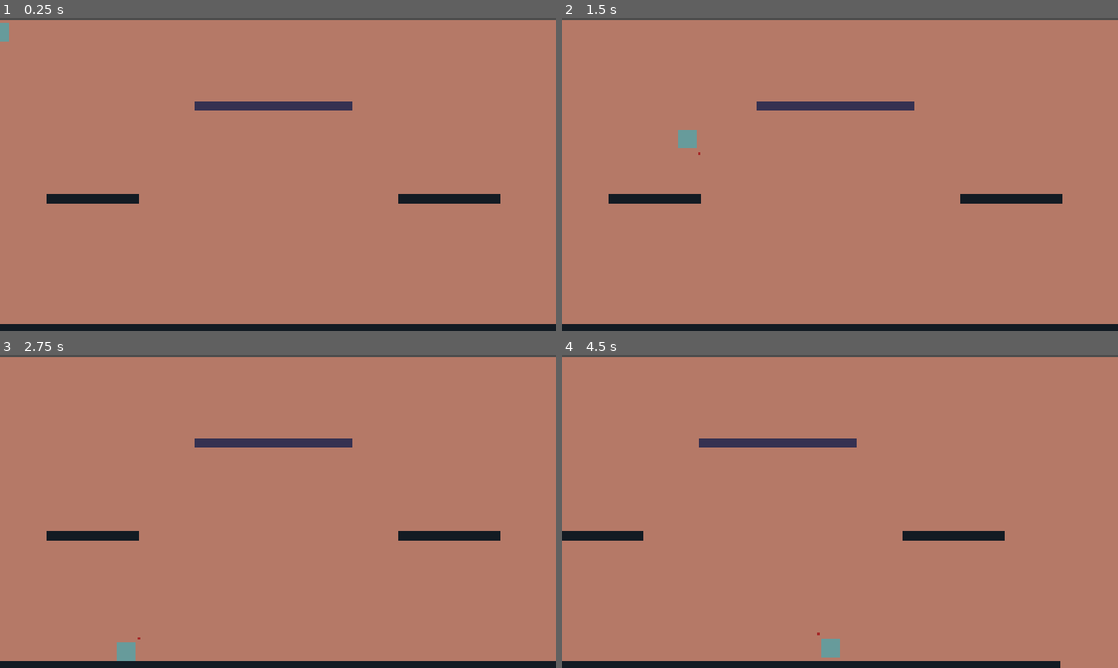
Above: before the commit, frames 1-4 (two rows, left to right).
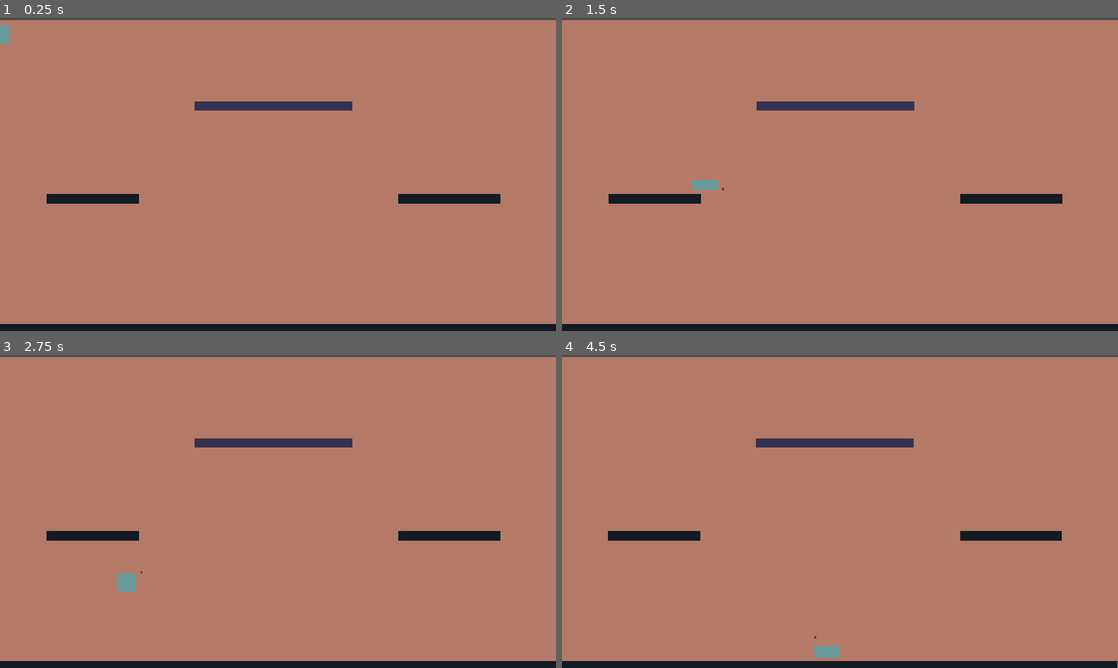
Above: after the commit, the same moments.

Repository: mightyminebuster/Github-GameOff-2020
Game: Godot game, scene res://Rooms/Demo1.tscn
Two runs of this game, one before a commit and one after it. Both use one fixed random seed, a clock stepped at 60 frames per second and the inputs below.
Inputs (mouse positions are in pixels of both pictures, inside the frame that each line leads up to):
- Up to frame 1 (0.25 s): no input
- Up to frame 2 (1.5 s): move the mouse to (962, 158) at 0.52 s; hold D (move_right) from 0.53 s (still down); tap Shift (dash) at 0.6 s; tap Space (jump) at 0.77, 1.07 s; click (962, 158) at 0.8 s; move the mouse to (728, 190) at 1.27 s; click (728, 190) at 1.35 s
- Up to frame 3 (2.75 s): tap Space (jump) at 1.52, 1.55, 1.82, 2.1 s; move the mouse to (333, 442) at 2.02 s; release D (move_right) at 2.03 s; hold A (move_left) from 2.03 s (still down); tap Shift (dash) at 2.3 s
- Up to frame 4 (4.5 s): move the mouse to (812, 574) at 2.77 s; release A (move_left) at 2.78 s; hold D (move_right) 2.78-4.28 s; tap Shift (dash) at 2.85, 4.35 s; tap Space (jump) at 3.02, 3.32, 3.77, 3.8, 4.07 s; click (812, 574) at 3.05 s; move the mouse to (1006, 558) at 3.52 s; click (1006, 558) at 3.6 s; move the mouse to (673, 464) at 4.27 s; hold A (move_left) from 4.28 s (still down)

The runs differ from the first frame. In frame 1, less than 0.1% of the frame differs, in the area x 0-2%, y 1-9%; in frame 2, 0.4%; in frame 3, 0.4%; in frame 4, 2.2%, in the area x 0-100%, y 26-100%.

Commit message:
Player controller refactor
still some minor bugs

Diff:
--- a/SourceCode/Objects/Camera/Camera2D.gd
+++ b/SourceCode/Objects/Camera/Camera2D.gd
@@ -1,6 +1,6 @@
 extends Camera2D
 
-export (NodePath) var target_path
+onready var target = get_parent().find_node("Player")
 
 var shake_length: int = 0 # How quickly the shaking stops [0, 1].
 
@@ -21,7 +21,7 @@
 	randomize()
 
 func _process(delta : float) -> void:
-	position = get_node(target_path).position
+	position = target.position
 
 	if offset_shake_remaining > 0:
 		offset = Vector2(rand_range(offset_shake_remaining, -offset_shake_remaining), rand_range(offset_shake_remaining, -offset_shake_remaining))
--- a/SourceCode/Objects/Player/Player.gd
+++ b/SourceCode/Objects/Player/Player.gd
@@ -1,46 +1,55 @@
 extends KinematicBody2D
 
-
-#State Machine
-var states: Array = ["idle", "run", "fall", "jump", "die"]
-var current_state: String = states[0]
-var previous_state: String
-var state_origin: Object = self #where is the state defined
-
-#Node Refrences
-onready var camera = get_parent().find_node("Camera2D")
-
-#Input
-var movement_direction: float = 0
-var direction_facing: int = 1
-
-#General
-var velocity: Vector2 = Vector2.ZERO
-
-var turn_animation_speed: float = 0.24
-
-#Horizontal Movement
-var current_speed: float = 0
-var running_velocity: float
-var move_horizontally_states: Array = ["run", "fall", "jump", "double_jump"]
-
-const max_speed: int = 400
-const acceleration: int = 60
-const decceleration: int = 100
-
-#Aerial Movement
-const gravity: int = 1700
-const air_friction: int = 75
-const gravity_exemption_states: Array = ["die", "dash"]
-const terminal_velocity: int = 1000
-
-#Jump / Double Jump
-const jump_height: int = 192
-const double_jump_height: int = 128
-
-var is_double_jumped: bool = false
-
-var jumping_states: Array = ["jump", "double_jump"]
+#State Vars
+var states: Array = ["idle", "run", "fall", "jump", "double_jump"] #list of all states
+var current_state: String = states[0] #what state's logic is being called every frame
+var previous_state: String #last state that was being calles
+
+#Nodes & paths
+onready var camera: Camera2D = get_parent().find_node("Camera2D")
+onready var player_sprite: Sprite = $PlayerSprite #path to the player's sprite
+
+#Squash & Stretch
+var recovery_speed: float = 0.03 #how fast you recover from squashes, and stretches
+
+var landing_squash: float = 1.5 #x scale of PlayerSprite when you land
+var landing_stretch: float = 0.5 #y scale of PlayerSprite when you land
+
+var jumping_squash: float = 0.5 #x scale of PlayerSprite when you jump
+var jumping_stretch: float = 1.5 #y scale of PlayerSprite when you jump
+
+#Input Vars
+var direction_moving: int = 0 #will be 1, -1, 0 depending on if you are holding right, left, or nothing
+var direction_facing: int = 1 #last direction pressed that is not 0
+
+#Movement Vars
+var terminal_velocity: float = 1000
+var velocity: Vector2 = Vector2.ZERO #linear velocity applied to move and slide
+
+var current_speed: int = 0 #how much you add to x velocity when moving horizontally
+var max_speed: int = 400 #maximum current speed can reach when moving horizontally
+var acceleration: int = 60 #by how much does current speed approach max speed when moving
+var decceleration: int = 200 #by how much does velocity approach when you stop moving horizontally
+var air_friction: int = 150 #how much you subtract velocity when you start moving horizontally in the air
+
+var move_horizontally_states: Array = ["run", "jump", "fall", "double_jump"]
+var running_velocity: float = 0
+
+#fall
+var gravity: int = 1700 #how much is added to y velocity constantly
+
+var jump_buffer_start_time: int  = 0 #ticks when you ran of the platform
+var elapsed_jump_buffer: int = 0 #how many seconds passed in the jump nuffer
+var jump_buffer: int = 100 #how many miliseconds allowance you give jumps after you run of an edge
+
+
+#jump
+var jump_height: int = 192  #How high the peak of the jump is in pixels
+
+#double jump
+var double_jump_height: int = 128 #How high the peak of the double jump is in pixels
+
+var has_double_jumped: bool = false #if you have double jumped
 
 #Grapple
 var shoot_dump: Array
@@ -59,189 +68,225 @@
 func _ready():
 	position = Globals.player_default_position
 
-func _physics_process(delta : float) -> void:
-	if Input.is_action_just_pressed("ui_right"):
-		set_state("die")
-
-	state_origin.call(current_state + "_logic", delta)
+func _physics_process(delta):
+	print(current_state)
+
 	get_input()
+
+	apply_gravity(delta)
+
+	call(current_state + "_logic", delta) #call the current states main method
+
 	velocity = velocity.clamped(terminal_velocity)
-	velocity = move_and_slide(velocity, Vector2.UP)
+	velocity = move_and_slide(velocity, Vector2.UP) #aply velocity to movement
 	if current_state in move_horizontally_states:
 		if direction_facing == 1 && running_velocity < velocity.x || direction_facing == -1 && running_velocity > velocity.x:
 			velocity.x -= running_velocity
 
-	apply_gravity(delta)
-	flip_sprite()
-
-func get_input() -> void:
-	movement_direction = Input.get_action_strength("move_right") - Input.get_action_strength("move_left")
-
-	if movement_direction != 0:
-		direction_facing = int(movement_direction)
-
-func apply_gravity(delta : float):
-	if current_state in gravity_exemption_states:
-		pass
-	else:
-		velocity.y += gravity * delta #idk why I apply delta here cause move and slide applies delta but it works and im not questioning it
-
-func flip_sprite() -> void:
-	$PlayerSprite.scale.x = move_toward($PlayerSprite.scale.x, direction_facing, turn_animation_speed)
-
-
-#Common Functions
-func set_state(new_state : String, state_originator: Object = self) -> void:
-	#change state values
+	recover_sprite_scale()
+
+	player_sprite.flip_h = direction_facing - 1 #flip sprite depending on which direction you last moved in
+
+func get_input():
+	#set input vars
+	direction_moving = Input.get_action_strength("move_right") - Input.get_action_strength("move_left") #set movement input to 1,-1, or 0
+	if direction_moving != 0:
+		direction_facing = direction_moving #set last direction if movement input isnt 0
+
+func apply_gravity(delta):
+	#apply gravity in every state except dash
+	velocity.y += gravity * delta
+
+func recover_sprite_scale():
+	#make sprite scale approach 0
+	player_sprite.scale.x = move_toward(player_sprite.scale.x, 1, recovery_speed)
+	player_sprite.scale.y = move_toward(player_sprite.scale.y, 1, recovery_speed)
+
+func set_state(new_state : String):
+	#update state values
 	previous_state = current_state
 	current_state = new_state
-	state_origin = state_originator
-
-	#call methods
+
+	#call enter/exit methods
 	if previous_state != null:
-		state_origin.call(previous_state + "_exit_logic")
+		call(previous_state + "_exit_logic")
 	if current_state != null:
-		state_origin.call(current_state + "_enter_logic")
-
-func move_horizontally(subtrahend : int) -> void:
-	current_speed = move_toward(current_speed, max_speed - subtrahend, acceleration)
-	running_velocity = current_speed * movement_direction
+		call(current_state + "_enter_logic")
+
+
+
+#Functions used across multiple states
+func move_horizontally(subtractor):
+	current_speed = move_toward(current_speed, max_speed, acceleration) #accelerate current speed
+
+	running_velocity = current_speed * direction_moving #apply curent speed to velocity and multiply by direction
+	running_velocity = clamp(running_velocity, -max_speed, max_speed)
 	velocity.x += running_velocity
 
-
-func jump(height : int) -> void:
-	var jump_velocity: float = -sqrt(2 * gravity * height) #define what velocity we would have to jump at to make the apex of our jump equal to jump height
-	velocity.y = jump_velocity #apply that velocity to velocity
-
-
-#Define state functions below
-func idle_enter_logic() -> void:
-	current_speed = 0
-	velocity.x = 0
-
-func idle_logic(_delta : float) -> void:
-	#Exit State
-	if movement_direction != 0:
+func squash_stretch(squash, stretch):
+	#set Sprite scale to squash and stretch
+	player_sprite.scale.x = squash
+	player_sprite.scale.y = stretch
+
+func jump(jump_height):
+	velocity.y = 0 #reset velocity
+	velocity.y = -sqrt(2 * gravity * jump_height) #apply velocity
+
+	squash_stretch(jumping_squash, jumping_stretch) #set squaash and stretch
+
+#State Functions
+
+func idle_enter_logic():
+	pass
+
+func idle_logic(delta):
+	if Input.is_action_just_pressed("jump"):
+		#jump if you press button
+		set_state("jump")
+
+	if Input.is_action_just_pressed("shoot"):
+		#enter the grapple state if you press the button
+		set_state("grapple")
+
+
+	if direction_moving != 0:
+		#start running if you press a movement button
 		set_state("run")
-
+	velocity.x = move_toward(velocity.x, 0, decceleration) #deccelerate
+
+
+func idle_exit_logic():
+	current_speed = 0 #reset current speed (we do this here to keep momentum on run jumps)
+
+
+
+func run_enter_logic():
+	current_speed = 0 #reset current speed (we do this here to keep momentum on run jumps)
+
+func run_logic(delta):
 	if Input.is_action_just_pressed("jump"):
+		#jump if you press the jump button
 		set_state("jump")
 
 	if Input.is_action_just_pressed("shoot"):
+		#enter the grapple state if you press the button
 		set_state("grapple")
 
-func idle_exit_logic() -> void:
-	current_speed = 0 #we reset current speed here to maintain momentum on run-up jumps
-
-
-
-func run_enter_logic() -> void:
-	pass
-
-func run_logic(_delta : float) -> void:
-	move_horizontally(0)
-
-	#Exit State
-	if movement_direction == 0:
+	if !is_on_floor():
+		#if your not on a floor, start falling and set jumpbuffer start time
+		jump_buffer_start_time = OS.get_ticks_msec()
+		set_state("fall")
+
+
+	if direction_moving == 0:
+		#if your not pressing a move button go idle
 		set_state("idle")
-
-	if !is_on_floor():
-		set_state("fall")
+	else:
+		#if pressing move button start moving
+		move_horizontally(0)
+
+func run_exit_logic():
+	running_velocity = 0
+
+
+
+func fall_enter_logic():
+	#Anim.play("Fall") #play the fall animation
+	pass
+
+func fall_logic(delta):
+	move_horizontally(air_friction) #move horizontally
+	elapsed_jump_buffer = OS.get_ticks_msec() - jump_buffer_start_time #set elapsed time for jump buffer
 
 	if Input.is_action_just_pressed("jump"):
-		set_state("jump")
+		#if you press jump
+		if !has_double_jumped && elapsed_jump_buffer > jump_buffer:
+			#and jump is pressed outside the jump buffer window, and this is your first double jump
+			set_state("double_jump") #set state to double jump
+
+		if elapsed_jump_buffer < jump_buffer:
+			#if your in the jump buffer window
+			if previous_state == "run":
+				#and your previpus state is run
+				set_state("jump") #set state to jump
 
 	if Input.is_action_just_pressed("shoot"):
+		#enter the grapple state if you press the button
 		set_state("grapple")
 
-func run_exit_logic() -> void:
-	pass
-
-
-
-func fall_enter_logic() -> void:
-	pass
-
-func fall_logic(_delta : float) -> void:
-	move_horizontally(air_friction)
-
-	if Input.is_action_just_pressed("jump") && !is_double_jumped:
-		set_state("double_jump")
+	if is_on_floor():
+		#if player is on a floor
+		set_state("run") #set state to run (we set to run to keep momentum)
+		has_double_jumped = false #reset is double jumped
+
+		squash_stretch(landing_squash, landing_stretch) #apply squash and stretch
+
+
+func fall_exit_logic():
+	jump_buffer_start_time = 0 #reset jump buffer start time
+
+
+
+func jump_enter_logic():
+	jump(jump_height)
+
+func jump_logic(delta):
+	move_horizontally(air_friction) #move horizontally and subtract airfriction from max speed
 
 	if Input.is_action_just_pressed("shoot"):
+		#enter the grapple state if you press the button
 		set_state("grapple")
 
-	#Exit States
-	if is_on_floor():
-		set_state("idle")
-		is_double_jumped = false #reset
-
-func fall_exit_logic() -> void:
-	pass
-
-
-
-func jump_enter_logic() -> void:
-	jump(jump_height) #set y velocity
-
-	if previous_state == "dash":
-		set_state("fall")
-
-func jump_logic(_delta : float) -> void:
-	move_horizontally(air_friction)
-
-	if Input.is_action_just_pressed("shoot"):
-		set_state("grapple")
-
-	#Exit State
-	if velocity.y > 0:
-		#switch state to fall if velocity is positive
-		set_state("fall")
-
-	if is_on_ceiling():
-		#switch state to fall if you bonk the ceiling
-		set_state("fall")
-
-	if Input.is_action_just_released("jump"):
-		#cut ascent in half if jump button is released
-		velocity.y /= 4
-
-func jump_exit_logic() -> void:
-	pass
-
-
-
-func double_jump_enter_logic() -> void:
-	is_double_jumped = true
+	if velocity.y < 0:
+		#if you are rising
+		if Input.is_action_just_released("jump"):
+			#and you release jump button
+			velocity.y /= 2 #lower velocity
+
+		if Input.is_action_just_pressed("jump") && !has_double_jumped:
+			#if its your first time double jumping
+			set_state("double_jump") #set state to double jump
+
+		if is_on_ceiling():
+			#if you hit a ceiling
+			set_state("fall") #start falling
+	else:
+		#if you are no longer rising
+		set_state("fall") #fall
+
+func jump_exit_logic():
+	pass
+
+
+
+func double_jump_enter_logic():
 	jump(double_jump_height)
-
-func double_jump_logic(_delta : float) -> void:
-	move_horizontally(air_friction)
-
-	if Input.is_action_just_pressed("shoot"):
-		set_state("grapple")
-
-	#Exit State
-	if velocity.y > 0:
-		#switch state to fall if velocity is positive
-		set_state("fall")
-
-	if is_on_ceiling():
-		#switch state to fall if you bonk the ceiling
-		set_state("fall")
-
-	if Input.is_action_just_released("jump"):
-		#cut ascent in quarter if jump button is released
-		velocity.y /= 4
-
-func double_jump_exit_logic() -> void:
+	has_double_jumped = true #make sure you can only double jump once
+
+func double_jump_logic(delta):
+	move_horizontally(air_friction) #move horizontally and subtract airfriction from max speed
+
+	if velocity.y < 0:
+		#if you are rising
+		if Input.is_action_just_released("jump"):
+			#and you release jump button lower velocity
+			velocity.y /= 2
+
+		if is_on_ceiling():
+			#and you hit a ceiling
+			set_state("fall") #fall
+	else:
+		#if you are no longer rising
+		set_state("fall") #fall
+
+func double_jump_exit_logic():
 	pass
 
 
 
 func grapple_enter_logic() -> void:
 	if Globals.has_grappling_hook == false:
-		#dont grapple if dont have it
+		#dont grapple if dont have the hook
 		if previous_state != "jump" && previous_state != "double_jump":
 			set_state(previous_state)
 		else:
@@ -249,9 +294,6 @@
 	else:
 		shoot_dump = $GrappleHook.shoot()
 		target = shoot_dump[0]
-		if typeof(shoot_dump[1]) == TYPE_VECTOR2:
-			yield(get_tree().create_timer(1), "timeout")
-
 
 func grapple_logic(_delta : float) -> void:
 	if Input.is_action_just_released("shoot"):
@@ -272,7 +314,7 @@
 			grapple_velocity.y *= 1.2
 
 		if sign(grapple_velocity.x) == direction_facing:
-			grapple_velocity.x *= 1.25
+			pass
 		else:
 			grapple_velocity.x *= 0.75
 		velocity += grapple_velocity
--- a/SourceCode/Rooms/Demo1.tscn
+++ b/SourceCode/Rooms/Demo1.tscn
@@ -5,10 +5,10 @@
 [ext_resource path="res://Objects/Camera/Camera2D.tscn" type="PackedScene" id=3]
 [ext_resource path="res://Objects/Pickups/GrapplePickup/GrapplePickup.tscn" type="PackedScene" id=4]
 [ext_resource path="res://Objects/Tilesets/GroundTiles.tscn" type="PackedScene" id=5]
-[ext_resource path="res://Rooms/Level-Industrial-1.tscn" type="PackedScene" id=6]
+[ext_resource path="res://Rooms/Level-Jail-1.tscn" type="PackedScene" id=6]
 [ext_resource path="res://Objects/SceneSwitcher/SceneSwitchActivator.tscn" type="PackedScene" id=7]
 
-[node name="Level-Jail" type="Node2D"]
+[node name="Demo1" type="Node2D"]
 
 [node name="Background" type="Node2D" parent="."]
 
@@ -35,7 +35,6 @@
 limit_left = 0
 limit_top = 0
 limit_bottom = 1080
-target_path = NodePath("../../Level-Jail/Player")
 
 [node name="GrapplePickup" parent="." instance=ExtResource( 4 )]
 
--- a/SourceCode/Rooms/Level-Industrial-4.tscn
+++ b/SourceCode/Rooms/Level-Industrial-4.tscn
@@ -45,135 +45,146 @@
 limit_left = 0
 limit_top = 0
 limit_bottom = 1080
-target_path = NodePath("../Player")
 
 [node name="Obstacles" type="Node2D" parent="Camera2D"]
 
 [node name="PendulumSaw" parent="." instance=ExtResource( 4 )]
 position = Vector2( 776.17, -27.8 )
-rotation = 1.5708
+rotation = -1.32005
+rotation_type = "HalfRotation"
 offset = 295
 speed = 0.8
 
 [node name="PendulumSaw2" parent="." instance=ExtResource( 4 )]
 position = Vector2( 5526.75, 530.8 )
-rotation = -0.18989
+rotation = -0.401917
+rotation_type = "HalfRotation"
 offset = 389
 speed = 0.6
 
 [node name="PendulumSaw3" parent="." instance=ExtResource( 4 )]
 position = Vector2( 4640.35, 322 )
-rotation = -0.18989
+rotation = -0.401917
+rotation_type = "HalfRotation"
 offset = 501
 speed = 0.6
 
 [node name="PendulumSaw10" parent="." instance=ExtResource( 4 )]
 position = Vector2( 2917.35, 499 )
-rotation = -1.5708
+rotation = 0.837565
+rotation_type = "HalfRotation"
 offset = 407
 speed = 0.33
 
 [node name="PendulumSaw6" parent="." instance=ExtResource( 4 )]
 position = Vector2( 5144.35, 613 )
-rotation = 0.898084
+rotation = -1.38274
 rotation_type = "FullRotation"
 offset = 407
 speed = 0.8
 
 [node name="PendulumSaw4" parent="." instance=ExtResource( 4 )]
 position = Vector2( 7502.15, 340.8 )
-rotation = -1.25199
+rotation = -0.349836
 rotation_type = "FullRotation"
 offset = 368
 speed = 0.5
 
 [node name="PendulumSaw18" parent="." instance=ExtResource( 4 )]
 position = Vector2( 7503.15, 340.8 )
-rotation = -1.14572
+rotation = 0.057151
+rotation_type = "HalfRotation"
 offset = 552
 speed = 0.5
 
 [node name="PendulumSaw12" parent="." instance=ExtResource( 4 )]
 position = Vector2( 8872.15, 21.8 )
-rotation = -1.14572
+rotation = 0.057151
+rotation_type = "HalfRotation"
 offset = 368
 speed = 0.5
 
 [node name="PendulumSaw20" parent="." instance=ExtResource( 4 )]
 position = Vector2( 9877.15, 226.8 )
-rotation = -1.14572
+rotation = 0.057151
+rotation_type = "HalfRotation"
 offset = 368
 speed = 0.5
 
 [node name="PendulumSaw13" parent="." instance=ExtResource( 4 )]
 position = Vector2( 10621.2, 991.8 )
-rotation = 0.181174
+rotation = -1.03844
 rotation_type = "FullRotation"
 offset = 268
 speed = 0.7
 
 [node name="PendulumSaw14" parent="." instance=ExtResource( 4 )]
 position = Vector2( 9875.2, 224.8 )
-rotation = 0.437129
+rotation = -2.94243
 rotation_type = "FullRotation"
 offset = 145
 speed = 1.253
 
 [node name="PendulumSaw15" parent="." instance=ExtResource( 4 )]
 position = Vector2( 12081.1, 142.8 )
-rotation = -2.51877
+rotation = -2.75995
 rotation_type = "FullRotation"
 offset = 145
 speed = 1.2
 
 [node name="PendulumSaw16" parent="." instance=ExtResource( 4 )]
 position = Vector2( 12147.1, 141.8 )
-rotation = -1.80247
+rotation = -3.10426
 rotation_type = "FullRotation"
 offset = 145
 speed = 1.3
 
 [node name="PendulumSaw17" parent="." instance=ExtResource( 4 )]
 position = Vector2( 12211.2, 143.8 )
-rotation = -3.23569
+rotation = -2.41565
 rotation_type = "FullRotation"
 offset = 145
 speed = 1.1
 
 [node name="PendulumSaw11" parent="." instance=ExtResource( 4 )]
 position = Vector2( 6259.15, 308.8 )
-rotation = -3.95191
+rotation = -2.07134
 rotation_type = "FullRotation"
 offset = 99
+speed = 1.0
 
 [node name="PendulumSaw19" parent="." instance=ExtResource( 4 )]
 position = Vector2( 8401.15, 764.8 )
-rotation = -2.01211
+rotation = -1.7959
 rotation_type = "FullRotation"
 offset = 99
 speed = 0.92
 
 [node name="PendulumSaw5" parent="." instance=ExtResource( 4 )]
 position = Vector2( 1950.34, 196 )
-rotation = -0.18989
+rotation = -0.401917
+rotation_type = "HalfRotation"
 offset = 360
 speed = 0.6
 
 [node name="PendulumSaw9" parent="." instance=ExtResource( 4 )]
 position = Vector2( 2953.34, 312 )
-rotation = -0.18989
+rotation = -0.401917
+rotation_type = "HalfRotation"
 offset = 196
 speed = 0.6
 
 [node name="PendulumSaw7" parent="." instance=ExtResource( 4 )]
 position = Vector2( 1439.34, 223 )
-rotation = -1.5708
+rotation = 0.51622
+rotation_type = "HalfRotation"
 offset = 360
 speed = 0.4
 
 [node name="PendulumSaw8" parent="." instance=ExtResource( 4 )]
 position = Vector2( 2651.34, 491 )
-rotation = -0.504212
+rotation = -0.0897528
+rotation_type = "HalfRotation"
 offset = 360
 speed = 0.532
 
--- a/SourceCode/Rooms/Level-Jail-1.tscn
+++ b/SourceCode/Rooms/Level-Jail-1.tscn
@@ -6,11 +6,12 @@
 [ext_resource path="res://Objects/Pickups/CheckPoint/CheckPoint.tscn" type="PackedScene" id=4]
 [ext_resource path="res://Objects/Tilesets/GroundTiles.tscn" type="PackedScene" id=5]
 [ext_resource path="res://Objects/Obstacles/SecurityCamera/SecurityCamera.tscn" type="PackedScene" id=6]
-[ext_resource path="res://RoomAssets/Jail/Jail-1/Paralax2.png" type="Texture" id=7]
+[ext_resource path="res://RoomAssets/Jail/Jail-1/Background1.png" type="Texture" id=7]
 [ext_resource path="res://Objects/Tilesets/DieTiles.tscn" type="PackedScene" id=8]
-[ext_resource path="res://RoomAssets/Jail/Jail-1/Paralax1.png" type="Texture" id=9]
+[ext_resource path="res://RoomAssets/Jail/Jail-1/Background2.png" type="Texture" id=9]
 [ext_resource path="res://Objects/SceneSwitcher/SceneSwitchActivator.tscn" type="PackedScene" id=10]
 [ext_resource path="res://Rooms/Level-Jail-2.tscn" type="PackedScene" id=11]
+[ext_resource path="res://RoomAssets/Jail/Jail-1/WallOverlay.png" type="Texture" id=12]
 
 [node name="Level-Jail-1" type="Node2D"]
 
@@ -23,6 +24,9 @@
 margin_bottom = 1091.0
 texture = ExtResource( 7 )
 stretch_mode = 2
+__meta__ = {
+"_edit_use_anchors_": false
+}
 
 [node name="Background2" type="TextureRect" parent="Background"]
 margin_left = -30.0
@@ -53,12 +57,19 @@
 [node name="DieTiles" parent="." instance=ExtResource( 8 )]
 tile_data = PoolIntArray( 721105, 0, 0, 786490, 0, 0, 786491, 0, 0, 786492, 0, 0, 786493, 0, 0, 786494, 0, 0, 786495, 0 …(2411 unchanged characters)…
 
+[node name="WallOverlay" type="Sprite" parent="."]
+visible = false
+texture = ExtResource( 12 )
+offset = Vector2( 6240, 540 )
+
 [node name="Player" parent="." instance=ExtResource( 2 )]
-position = Vector2( 10984.7, 861.144 )
 
 [node name="SceneSwitchActivator" parent="." instance=ExtResource( 10 )]
 position = Vector2( 12903.3, 516.583 )
 new_scene = ExtResource( 11 )
+
+[node name="Camera2D" parent="." instance=ExtResource( 3 )]
+current = true
 
 [node name="Pickups" type="Node2D" parent="."]
 
@@ -120,13 +131,3 @@
 rotation = 0.663225
 scale = Vector2( 1.471, 2.392 )
 speed = 0.21
-
-[node name="Camera2D" parent="." instance=ExtResource( 3 )]
-current = true
-limit_left = 0
-limit_top = 0
-limit_right = 12958
-limit_bottom = 1080
-limit_smoothed = true
-editor_draw_limits = true
-target_path = NodePath("../Player")
Binary file added: SourceCode/RoomAssets/Jail/Jail-1/Background1.png
Not shown, changed: SourceCode/RoomAssets/Jail/Jail-1/Background1.png.import
Binary file added: SourceCode/RoomAssets/Jail/Jail-1/Background2.png
Not shown, added: SourceCode/RoomAssets/Jail/Jail-1/Background2.png.import
Binary file removed: SourceCode/RoomAssets/Jail/Jail-1/Paralax1.png
Binary file removed: SourceCode/RoomAssets/Jail/Jail-1/Paralax2.png
Binary file added: SourceCode/RoomAssets/Jail/Jail-1/WallOverlay.png
Not shown, changed: SourceCode/RoomAssets/Jail/Jail-1/WallOverlay.png.import
Not shown: 1 places in SourceCode/Rooms/Level-Jail-1.tscn that only renumber resources
